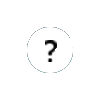
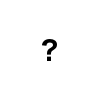
Comparing the layer stacks of the two w=100, h=100 images. Changes:
added layer "Pasted Layer" above "Background" over [42, 39, 57, 61]
painted on "Background" over [27, 27, 73, 73]
